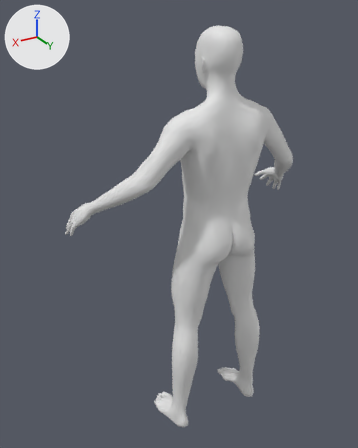
A saved change to the glTF model game/assets/humans/human_male_adult.glb.
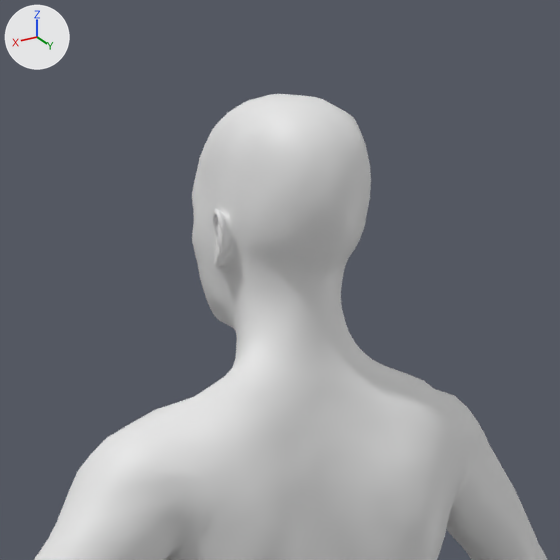
There are two pictures of each version: one whole from a camera (50 mm lens) standing at (1.111, 1.518, 1.776) and looking at (0.079, -0.203, 0.916), one close up on the part from 40% to 82% of the width and 0% to 34% of the height. Every picture has the same lights, and +X, +Y and +Z are marked at upper left. The last two pictures show the newer version. Materials are left out; every surface is plain grey. Vertices at exactly the same position are counted once.

The scene before the commit, as lines of its bpy script (objects in view):
```python
me_mesh_0 = bpy.data.meshes.new('Mesh_0')
me_mesh_0.from_pydata(...)  # 13380 vertices, 26756 faces; spans x -0.56..0.56, y -0.37..0.1, z 0.0..1.73
ob_body = bpy.data.objects.new('Body', me_mesh_0)
ob_body.location = (0.0, 0.0, 0.0)
```
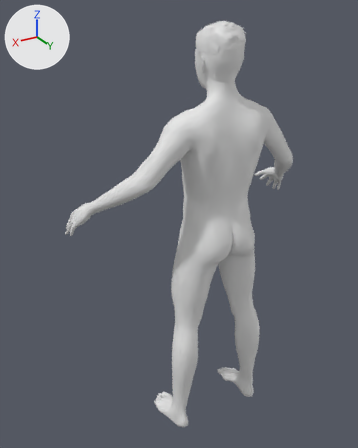
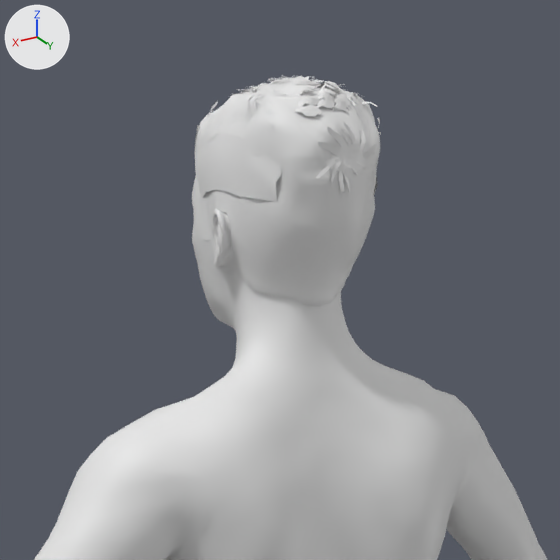
What differs and where, as boxes (x1, y1, x2, y2) in the close-ups (560 x 560 px):
'Body', reshaped: before (34, 94, 547, 560); after (34, 75, 547, 560)
part 1 of me_mesh_0, added: after (192, 75, 381, 306)

The edits, one by one:
me_mesh_0 is used by ob_body; location (0.0, 0.0, 0.0).
me_mesh_0 had 13380 vertices, 26756 faces and spanned x -0.56..0.56, y -0.37..0.1, z 0.0..1.73.
me_mesh_0 now has 16584 vertices, 30798 faces and spans x -0.56..0.56, y -0.37..0.1, z 0.0..1.74.
me_mesh_0 part 1: 3204 vertices added at x -0.08..0.08, y -0.15..0.06, z 1.54..1.74.
